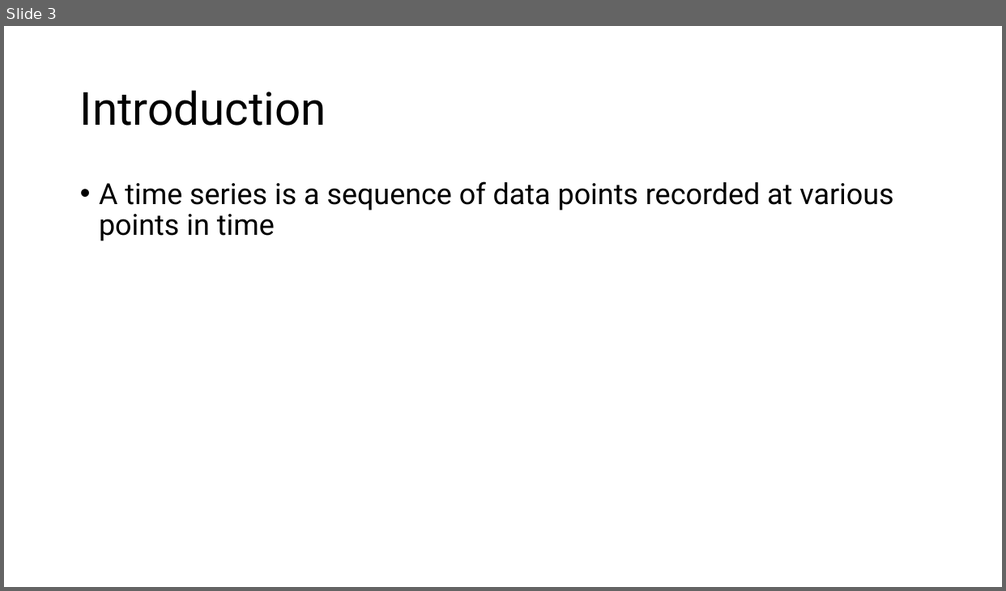
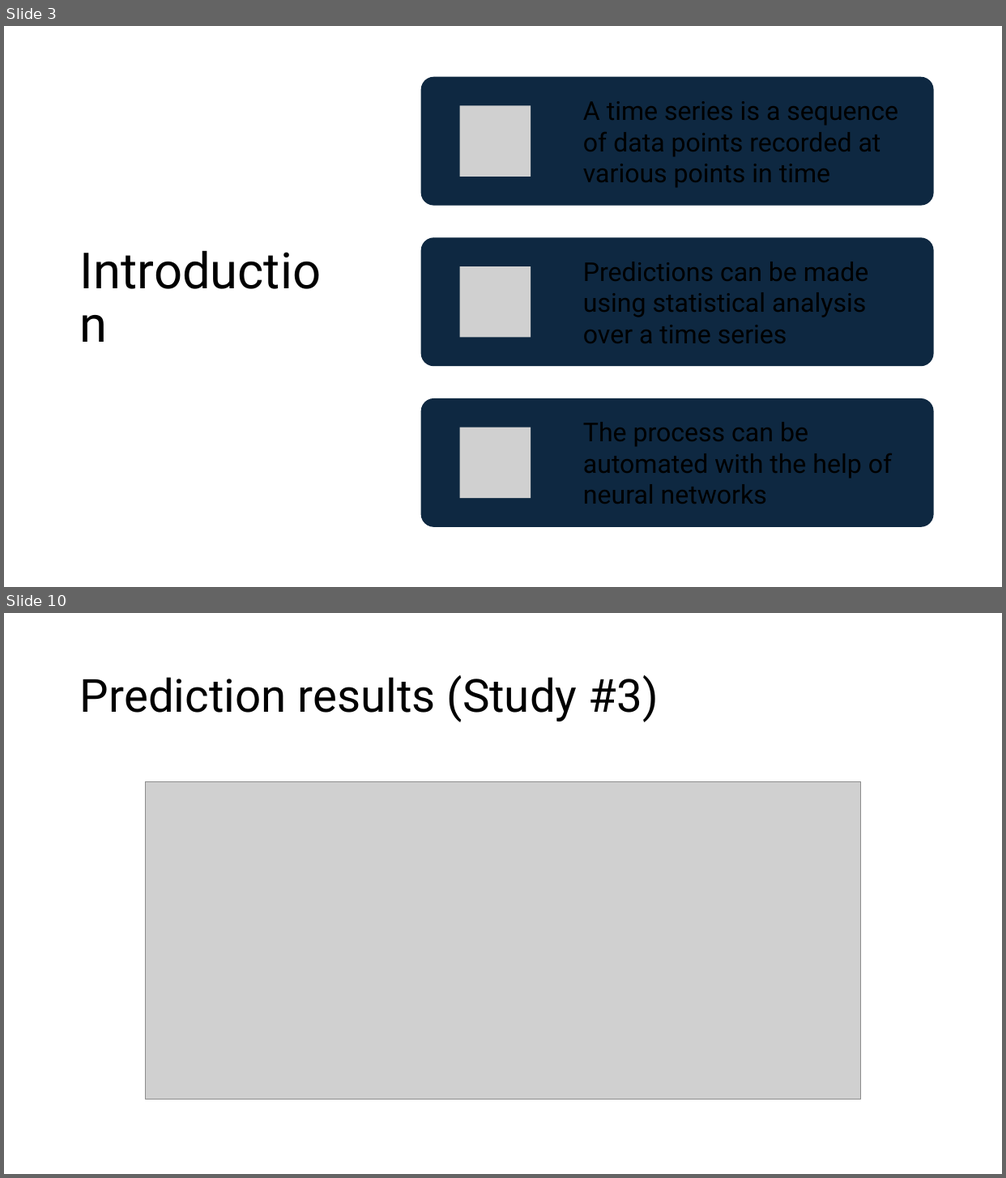
Before and after one commit to somecomfyguy/Project_IA2, a slide deck: meche_mircea_project_ia2.pptx. Shown one above the other, each under a label of ours: slide 3 before the commit, slides 3 and 10 after it; the slides between them are not shown. The pictures are 1006x591 and 1006x1178 pixels, drawn with LibreOffice and Linux fonts; fonts in the diff are those of the drawing; grey boxes stand for pictures. Boxes give left, top, right and bottom in pixels: in the first picture for what was removed or moved away, otherwise in the second. Text is boxed around its words. In the diff, an @@ line names an element or a change of style, - is before the commit and + after.

```diff
--- a/meche_mircea_project_ia2.pptx
+++ b/meche_mircea_project_ia2.pptx
@@ slide 10 added at [4, 613, 1002, 1174], background #FFFFFF @@
@@ title added at [80, 675, 658, 722], 44 pt, text #000000 @@
+Prediction results (Study #3)
@@ picture added at [145, 782, 860, 1100] @@
@@ slide 3 changed as well @@
@@ title "Introduction": place and size @@
-title "Introduction" at [80, 90, 326, 126]
+title "Introduction" at [73, 71, 349, 527]
@@ title "Introduction" at [73, 71, 349, 527]: size 44 to 48 pt @@
@@ text removed at [99, 182, 893, 241] @@
-• A time series is a sequence of data points recorded at various points in time
@@ group added at [421, 77, 934, 527]: 3 rounded rectangles, 3 pictures @@
```
Also in this commit, not shown: 3 other slides changed, 6 other slides added, 3 slides removed, 1 other file.
